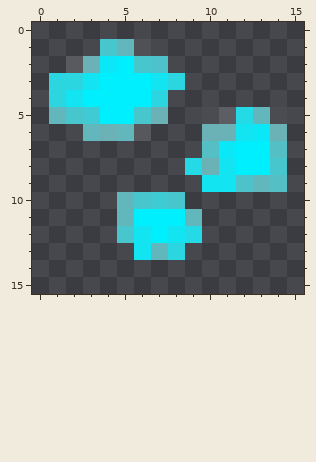
File history of a pixel-art sprite, default_mineral_diamond.png. The picture above was drawn from the file before the commit.
The file is 16x16 pixels. Pixels under 10% opacity are left out. Colours within 5 levels of each other are drawn and written as one.
New version:
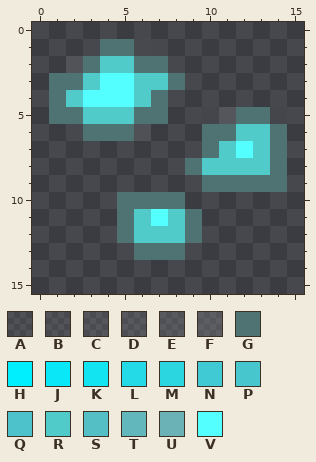
Palette (. is transparent): A #9999991b  B #99999924  C #9999992c  D #99999932  E #99999939  F #99999946  G #4f7272  H #00efff  J #0ae8f7  K #13e4f2  L #24dae6  M #2bd6e1  N #40cad4  P #48c6ce  Q #4ec2ca  R #51caca  S #55bfc6  T #62b7bd  U #6bb2b7  V #53ffff
Difference:
Changed rows in their new state; - is an unchanged pixel.
first column x 1:
 1 ---GGB--------
 2 -BGRRGG-------
 3 GGRVVRRG------
 4 GRVVVRG-------
 5 GGRRRGG--ACGGA
 6 --GGGA---GGRRG
 7 ---------GRVRG
 8 --------GRRRRG
 9 ---------GGGGG
10 ----GGGG------
11 ----GRVRG-----
12 ----GRRRG-----
13 -----GGG------
Pixel boxes of the changes (left, top, right, bottom) in both pictures:
changed: (49, 39, 287, 260)
